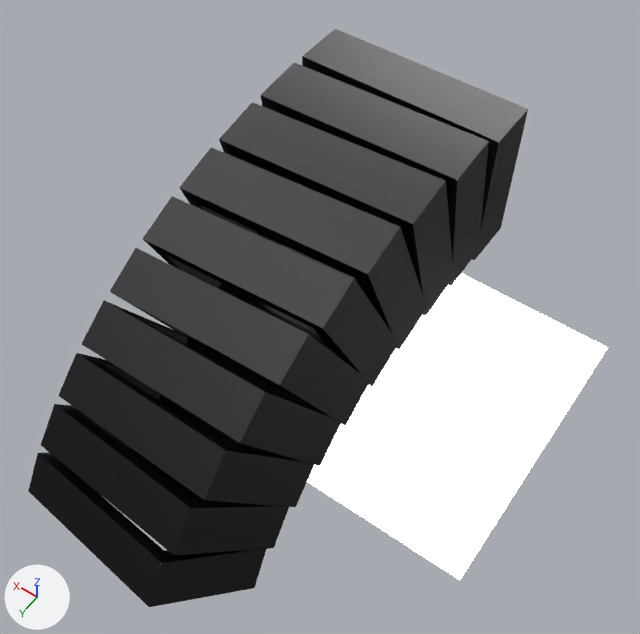
Renders of the Blender file apps/src/hotssh-inside.blend from each side of a commit.
Before and after are seen from a 50 mm lens placed at (-1.68, 1.79, 4.12), pointed at (-0.05, -0.49, 0.53). Arrows for +X, +Y and +Z are at lower left; the lights stay in place.
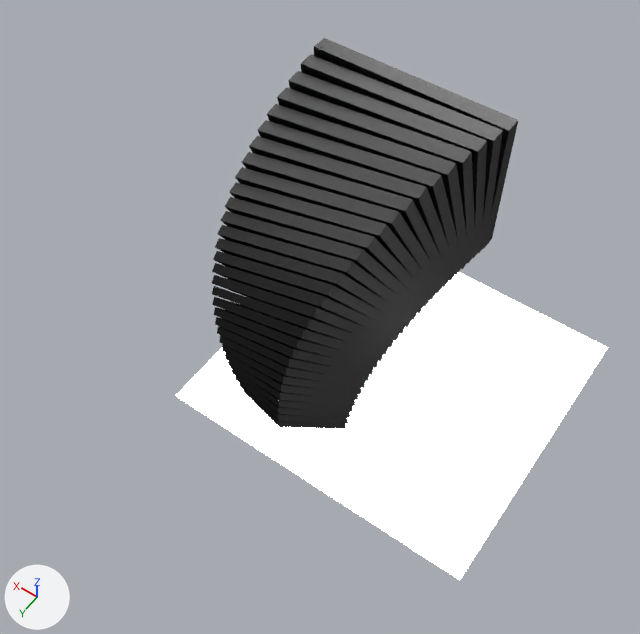
Commit message: / ‘apps/src/hotssh-inside.blend’

ob_empty is not drawn itself; it is used by a modifier of ob_cube_001.

Boxes (x1, y1, x2, y2) around the edits, measured in the pictures (640 x 634 px):
'Cube.001', mesh rescaled, reshaped, modifiers changed (39% narrower, 32% shorter): before (28, 29, 528, 607); after (212, 38, 518, 429)

The change, as a diff of the scene's bpy script:
```diff
--- a/apps/src/hotssh-inside.blend.py
+++ b/apps/src/hotssh-inside.blend.py
@@ me_cube_001 @@
 me_cube_001.from_pydata(...)  # 48 vertices, 28 faces; spans x -1.0..1.0, y -1.0..-0.28, z -1.0..1.0
 # used by ob_cube_001; location = (-0.148, -0.811, 1.341); scale = (0.498, 0.362, 0.362)
+# me_cube_001 part 1: the whole mesh is scaled about its middle by (1, 0.318, 1)
 me_cube_001.materials.append(mat_blacklens)
@@ ob_empty @@
 ob_empty = bpy.data.objects.new('Empty', None)
-ob_empty.location = (-0.148, -0.546, 1.341)
-ob_empty.rotation_euler = (-0.0928, 0.0395, -0.00359)  # degrees (-5.3, 2.3, -0.2)
+ob_empty.location = (-0.148, -0.738, 1.331)
+ob_empty.rotation_euler = (-0.0389, 0.0396, -0.00146)  # degrees (-2.2, 2.3, -0.1)
 ob_empty.scale = (0.491, 0.347, 0.347)
@@ ob_cube_001 @@
 _m = ob_cube_001.modifiers.new('Array', 'ARRAY')
-_m.count = 10
+_m.count = 30
 _m.constant_offset_displace = (0.0, 0.0, 0.0)
```
